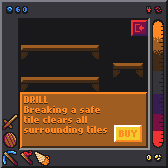
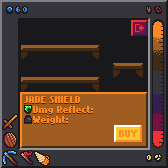
Comparing the layer stacks of the two 168px x 168px images. Changes:
hid group "Layer Group #10" (2 layers) over [24, 96, 107, 135]
added group "Jade Shield" with 3 layers in group "Layer Group #8" over [24, 96, 93, 125]
added layer "icon_weight.png #5" in group "Jade Shield" over [24, 105, 32, 124]
added layer "JADE SHIELD ..." in group "Jade Shield" over [24, 96, 93, 124]
added layer "JADE SHIELD ... #1" in group "Jade Shield" over [24, 97, 93, 125]
